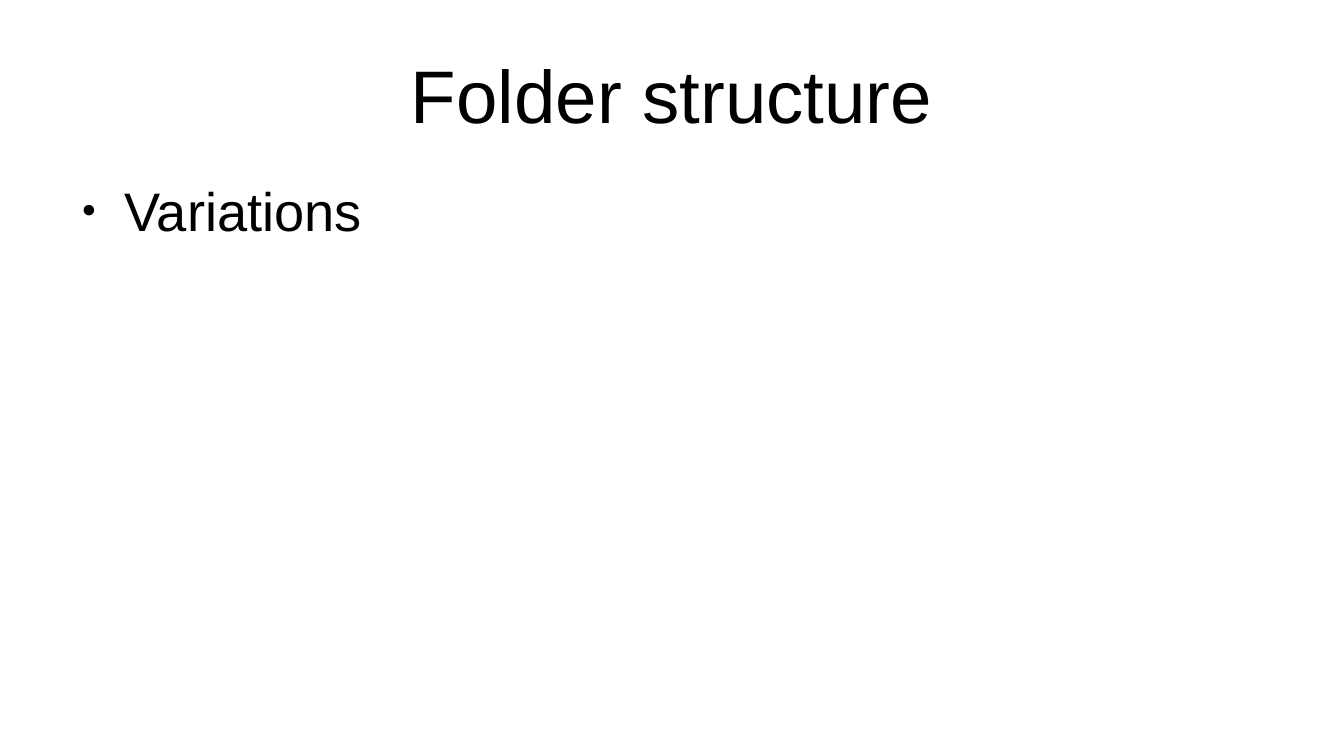
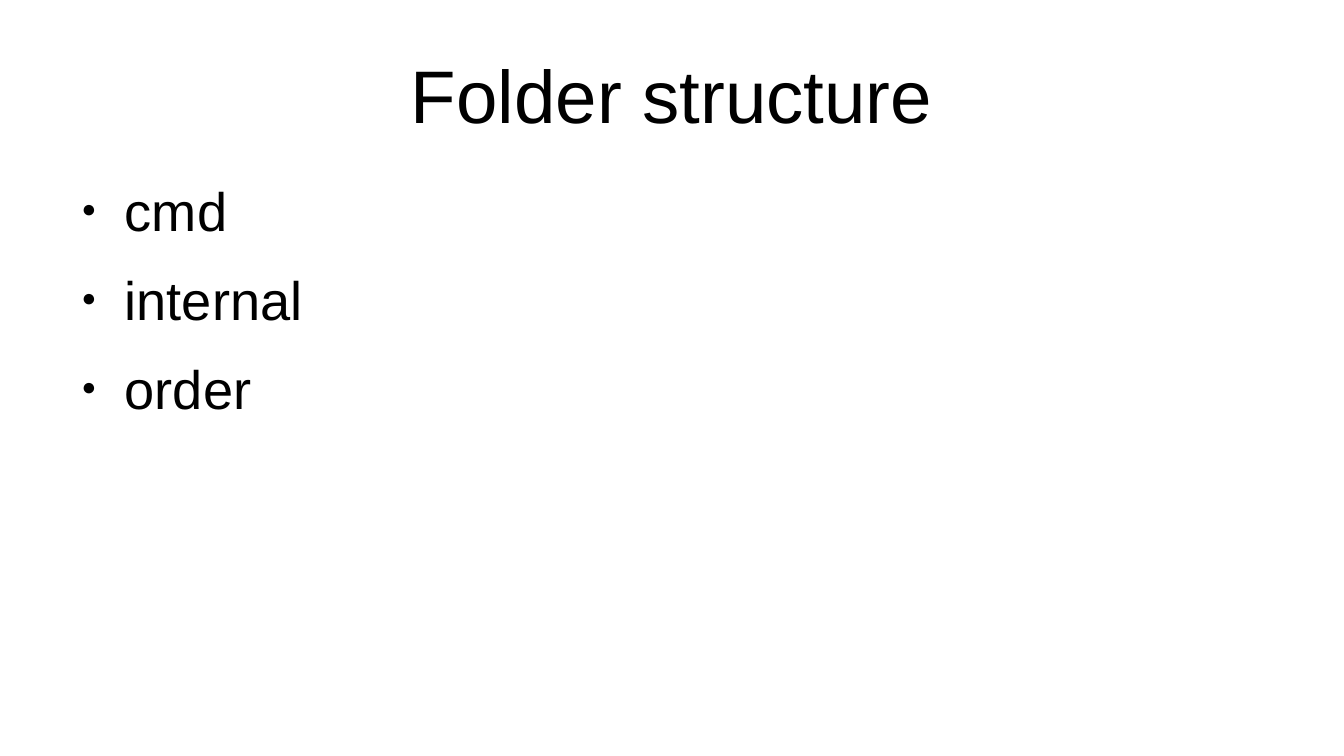
Before and after one commit to axis-go-course/spiderman, a slide deck: slide 11 of presentation.odp. Drawn at 1344x756 pixels with LibreOffice and Linux fonts; fonts in the diff are those of the drawing. Boxes give left, top, right and bottom in pixels: in the first picture for what was removed or moved away, otherwise in the second. Text is boxed around its words. In the diff, an @@ line names an element or a change of style, - is before the commit and + after.

```diff
--- a/presentation.odp
+++ b/presentation.odp
@@ text at [125,191,303,410]: text changed @@
-● Variations
+● cmd
+● internal
+● order
```
Also in this commit, not shown: 6 other slides changed, 8 other files.
